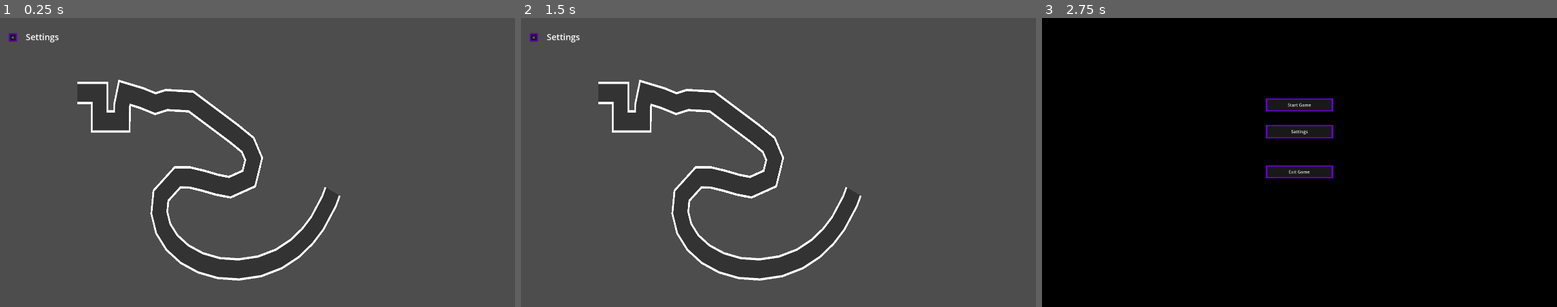
Above: before the commit, frames 1-3 (left to right).
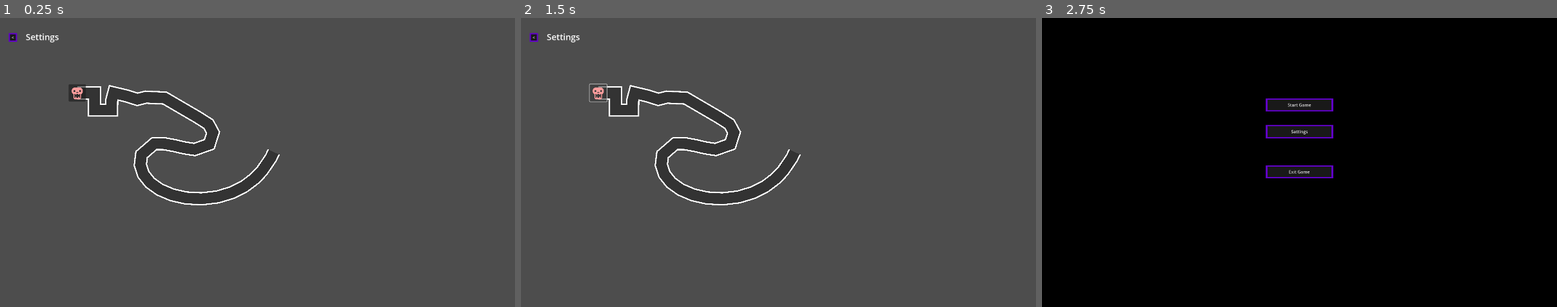
Above: after the commit, the same moments.

Repository: do3les/InfLocher-Tower-Defense
Game: Godot game, scene res://interface-scenes/settings.tscn
Two runs of this game, one before a commit and one after it. Both use one fixed random seed, a clock stepped at 60 frames per second and the inputs below. This scene is started directly instead of the project's main scene.
Inputs (mouse positions are in pixels of both pictures, inside the frame that each line leads up to):
- Up to frame 1 (0.25 s): no input
- Up to frame 2 (1.5 s): click (598, 93) at 0.52 s; click (598, 93) at 1.27 s
- Up to frame 3 (2.75 s): click "<" at 2 s

The runs differ from the first frame. In frame 1, 9.4% of the frame differs, in the area x 13-67%, y 21-91%; in frame 2, 9.4%; in frame 3, nothing differs.

Commit message:
working on path

Diff:
--- /dev/null
+++ b/assets/icon_skeleton.svg
@@ -0,0 +1 @@
+<svg height="512" viewBox="0 0 16 16" width="512" xmlns="http://www.w3.org/2000/svg"><path d="m6 2a4 4 0 0 0 -4 4 4 4 0 0 0 2 3.4531v3.5469a2 2 0 0 0 1 1.7324 2 2 0 0 0 1 .26562v.001953h4v-.001953a2 2 0 0 0 1-.26562 2 2 0 0 0 1-1.7324v-3.5469a4 4 0 0 0 2-3.4531 4 4 0 0 0 -4-4zm-1 3a1 1 0 0 1 1 1 1 1 0 0 1 -1 1 1 1 0 0 1 -1-1 1 1 0 0 1 1-1zm6 0a1 1 0 0 1 1 1 1 1 0 0 1 -1 1 1 1 0 0 1 -1-1 1 1 0 0 1 1-1zm-4 2h2v1h-2zm-2 2h1v1h1v-1h1 1v1h1v-1h1v.86719 3.1328h-1v-1h-1v1h-1-1v-1h-1v1h-1v-3.1309-.86914z" fill="#fc9c9c" fill-opacity=".99608"/></svg>
--- /dev/null
+++ b/btn_start_wave.gd
@@ -0,0 +1,11 @@
+extends Button
+
+
+# Called when the node enters the scene tree for the first time.
+func _ready():
+	position = get_parent().curve.get_baked_points()[0] - size / 2
+
+
+# Called every frame. 'delta' is the elapsed time since the previous frame.
+func _process(delta):
+	pass
--- a/path.tscn
+++ b/path.tscn
@@ -1,7 +1,9 @@
-[gd_scene load_steps=4 format=3 uid="uid://bictxwblu0emk"]
+[gd_scene load_steps=6 format=3 uid="uid://bictxwblu0emk"]
 
 [ext_resource type="Script" path="res://path_curve_to_line.gd" id="1_bvjlu"]
 [ext_resource type="Texture2D" uid="uid://d2iq5681ug1es" path="res://assets/gradient_tex_path.tres" id="1_qiawn"]
+[ext_resource type="Texture2D" uid="uid://dh7erh4n4d5q" path="res://assets/icon_skeleton.svg" id="3_i3omq"]
+[ext_resource type="Script" path="res://btn_start_wave.gd" id="4_l8vuf"]
 
 [sub_resource type="Curve2D" id="Curve2D_533h5"]
 resource_local_to_scene = true
@@ -16,11 +18,27 @@
 
 [node name="Path2D" type="Path2D" parent="."]
 position = Vector2(-16, 8)
-scale = Vector2(1.3, 1.667)
 curve = SubResource("Curve2D_533h5")
 
-[node name="Line2D" type="Line2D" parent="Path2D"]
+[node name="PathLine" type="Line2D" parent="Path2D"]
 width = 50.0
 texture = ExtResource("1_qiawn")
 texture_mode = 1
 script = ExtResource("1_bvjlu")
+
+[node name="btn_start_wave" type="Button" parent="Path2D"]
+anchors_preset = 8
+anchor_left = 0.5
+anchor_top = 0.5
+anchor_right = 0.5
+anchor_bottom = 0.5
+offset_left = -32.0
+offset_top = -32.0
+offset_right = 32.0
+offset_bottom = 32.0
+grow_horizontal = 2
+grow_vertical = 2
+icon = ExtResource("3_i3omq")
+icon_alignment = 1
+expand_icon = true
+script = ExtResource("4_l8vuf")
Not shown, added: assets/icon_skeleton.svg.import
